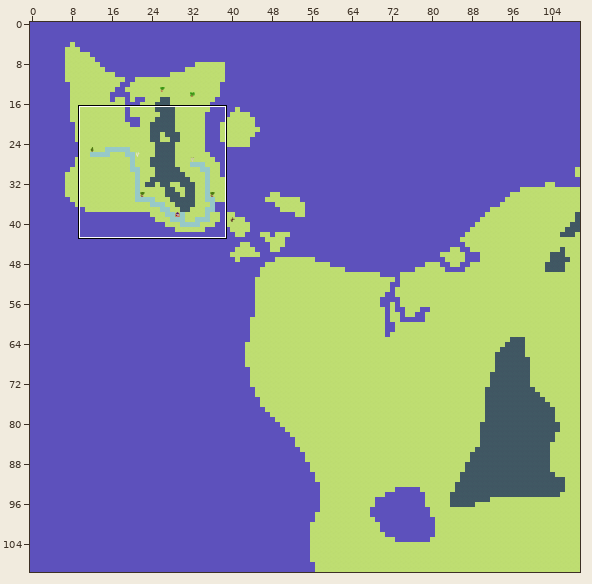
Two versions of a level (Tiled map, src/assets/tilemap/map.tmx). The first picture is a wide view before the edit; the outline marks the close-up.
Close-up. As it was:
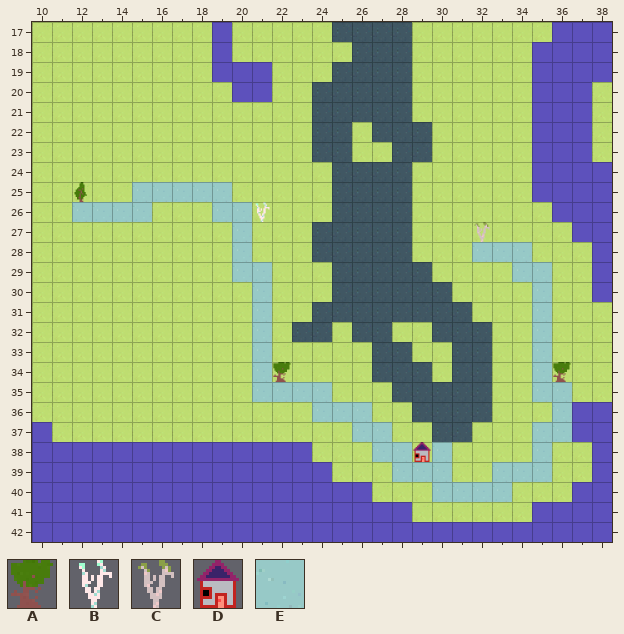
Cells are 48x48 px. Shown: x 10..38, y 17..42. The commit also changed other parts of the map, which this record leaves out.
Key: from "ResourceTileset": A 0 "oak_tree", B 2 "birch_tree", C 3 "eucalyptus_tree"; from "buildings": D 0 "home", E 2 "road".
_ is an empty cell.
Layers that did not change in this view are not listed.
Layer "Building Layer" before, first column x 10:
17 _____________________________
18 _____________________________
19 _____________________________
20 _____________________________
21 _____________________________
22 _____________________________
23 _____________________________
24 _____________________________
25 _____EEEEE___________________
26 __EEEE___EE__________________
27 __________E__________________
28 __________E___________EEE____
29 __________EE____________EE___
30 ___________E_____________E___
31 ___________E_____________E___
32 ___________E_____________E___
33 ___________E_____________E___
34 ___________E_____________E___
35 ___________EEEE__________EE__
36 ______________EEE_________E__
37 ________________EE_______EE__
38 _________________EEDE____E___
39 __________________EEE__EEE___
40 ____________________EEEE_____
41 _____________________________
42 _____________________________
The same view after the edit:
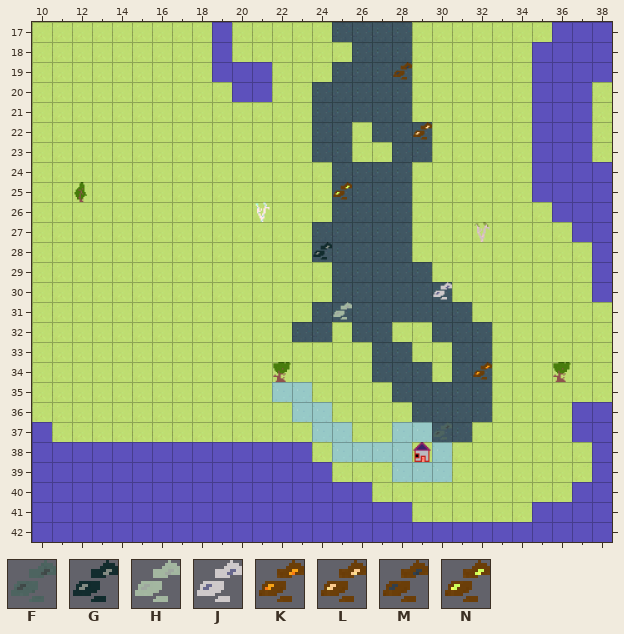
Further tiles: from "ResourceTileset": F 7 "stone_mine", G 8 "graphite_mine", H 9 "limestone_mine", J 10 "marble_mine", K 14 "copper_mine", L 15 "tin_mine", M 16 "iron_mine", N 17 "gold_mine".
Change:
Layer "Resource Layer":
The edit adds tile F in row 37 at x 30.
The edit adds tile G in row 28 at x 24.
The edit adds tile H in row 31 at x 25.
The edit adds tile J in row 30 at x 30.
The edit adds tile K in row 34 at x 32.
The edit adds tile L in row 22 at x 29.
The edit adds tile M in row 19 at x 28.
The edit adds tile N in row 25 at x 25.
Layer "Building Layer":
The edit adds tile E in row 36 at x 23; in row 37 at x 24 to 25 and 28 to 29; in row 38 at x 25 to 26.
Tile E is removed in row 25 at x 15 to 19; in row 26 at x 12 to 15 and 19 to 20; in row 27 at x 20; in row 28 at x 20 and 32 to 34; in row 29 at x 20 to 21 and 34 to 35; in rows 30 to 34 at x 21 and 35.
Tile E is removed in row 35 at x 21, 24 and 35 to 36; in row 36 at x 25 to 26 and 36; in row 37 at x 26 to 27 and 35 to 36; in row 38 at x 35; in row 39 at x 33 to 35; in row 40 at x 30 to 33.
Where, in picture pixels (left, top, right, bottom), the same in both close-ups:
added: (393, 62, 412, 80)
added: (413, 122, 432, 140)
removed: (72, 182, 272, 402)
added: (333, 182, 352, 200)
changed: (292, 242, 572, 502)
